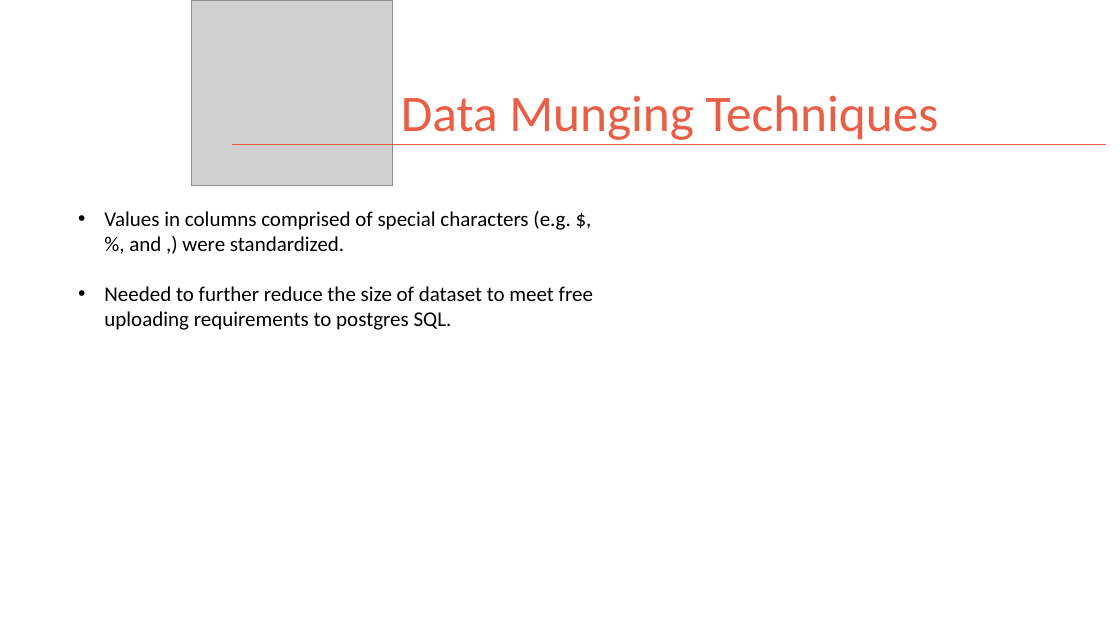
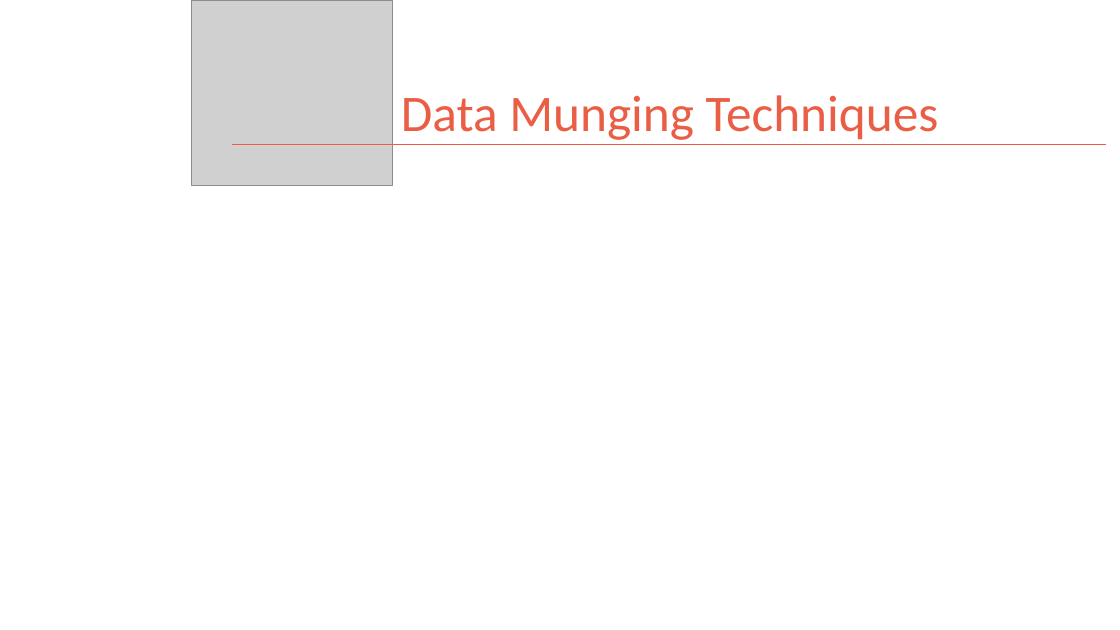
Before and after one commit to kman4/Airbnb_analysis_NYC, a slide deck: slide 6 of Airbnb NYC Analysis Presentation Deck.pptx. Drawn at 1120x630 pixels with LibreOffice and Linux fonts; fonts in the diff are those of the drawing; grey boxes stand for pictures. Boxes give left, top, right and bottom in pixels: in the first picture for what was removed or moved away, otherwise in the second. Text is boxed around its words. In the diff, an @@ line names an element or a change of style, - is before the commit and + after.

```diff
--- a/Airbnb NYC Analysis Presentation Deck.pptx
+++ b/Airbnb NYC Analysis Presentation Deck.pptx
@@ text removed at (x1=104, y1=211, x2=593, y2=330) @@
-• Values in columns comprised of special characters (e.g. $, %, and ,) were standardized.
-• Needed to further reduce the size of dataset to meet free uploading requirements to postgres SQL.
```
Also in this commit, not shown: 8 other slides changed, 7 slides added, 2 slides removed.
